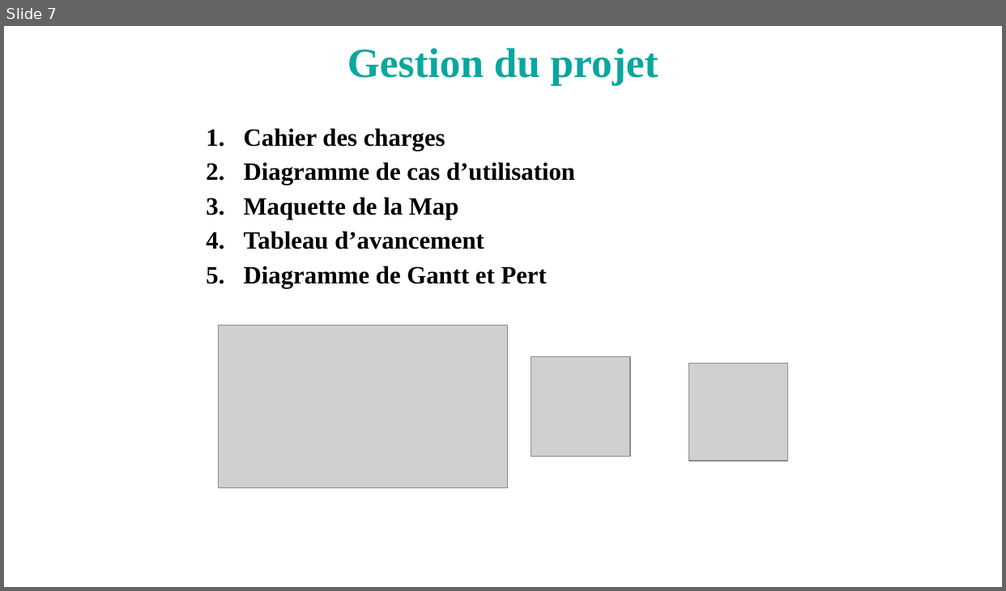
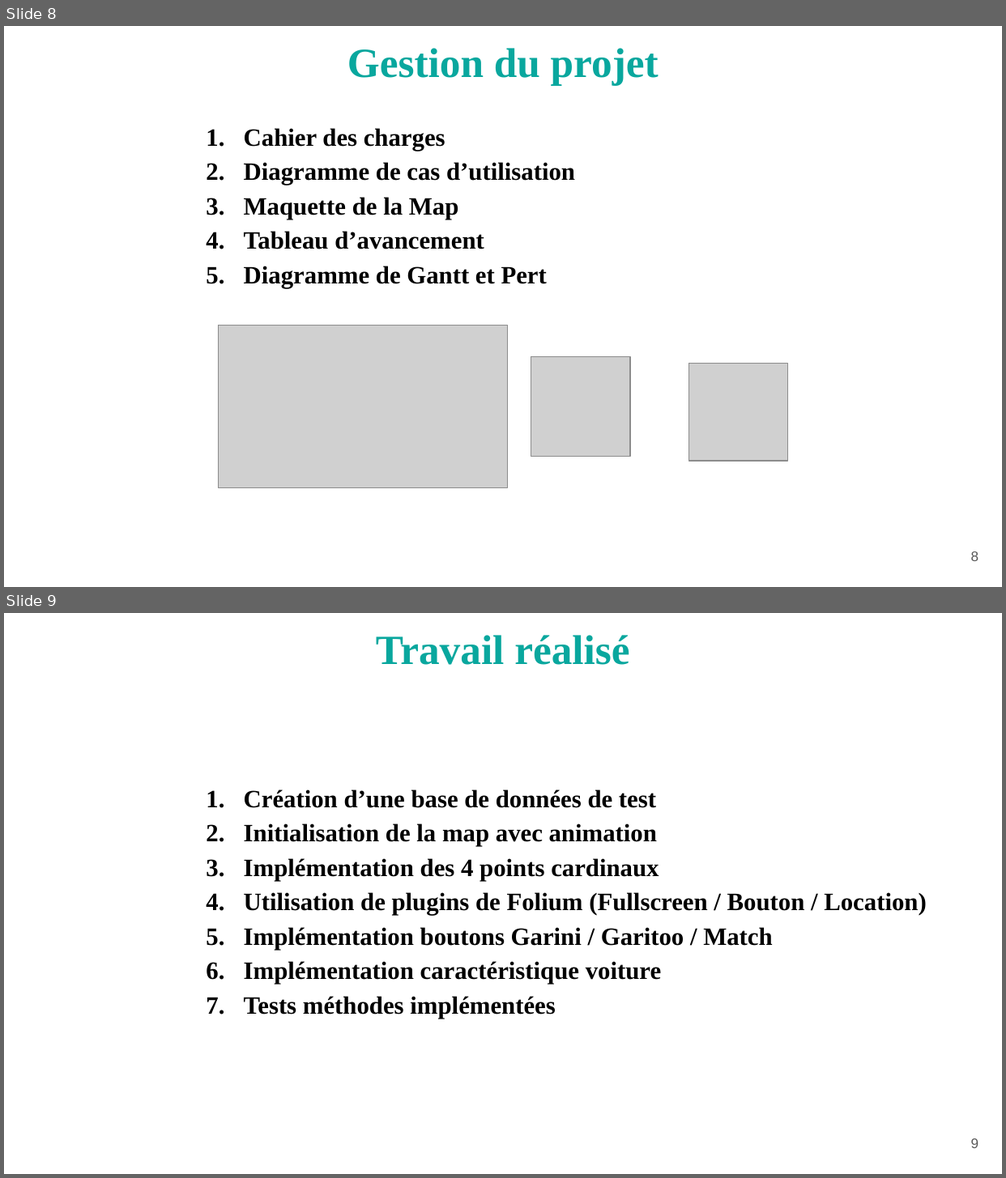
Before and after one commit to SaiedS/Gari, a slide deck: Rapport_Stage_GroupeB_PowerPoint.pptx. Shown one above the other, each under a label of ours: slide 7 before the commit, slides 8 and 9 after it. The pictures are 1006x591 and 1006x1178 pixels, drawn with LibreOffice and Linux fonts; fonts in the diff are those of the drawing; grey boxes stand for pictures. Boxes give left, top, right and bottom in pixels: in the first picture for what was removed or moved away, otherwise in the second. Text is boxed around its words. In the diff, an @@ line names an element or a change of style, - is before the commit and + after.

Commit message:
PowerPoint

```diff
--- a/Rapport_Stage_GroupeB_PowerPoint.pptx
+++ b/Rapport_Stage_GroupeB_PowerPoint.pptx
@@ slide 9 added at (4, 613, 1002, 1174), background #FFFFFF @@
@@ title added at (376, 635, 629, 665), 30 pt, text #09A79E, bold @@
+Travail réalisé
@@ text added at (244, 790, 926, 1019), 18 pt, text #000000, bold @@
+1. Création d’une base de données de test
+2. Initialisation de la map avec animation
+3. Implémentation des 4 points cardinaux
+4. Utilisation de plugins de Folium (Fullscreen / Bouton / Location)
+5. Implémentation boutons Garini / Garitoo / Match
+6. Implémentation caractéristique voiture
+7. Tests méthodes implémentées
@@ page number added at (971, 1139, 979, 1148), 10 pt, text #595959 @@
+9
@@ what was slide 7 is now slide 8 @@
@@ slide 8 changed as well @@
@@ page number added at (971, 552, 979, 561), 10 pt, text #595959 @@
+8
```
Also in this commit, not shown: 10 other slides changed, 1 other slide added, 1 slide removed, 3 other files.
